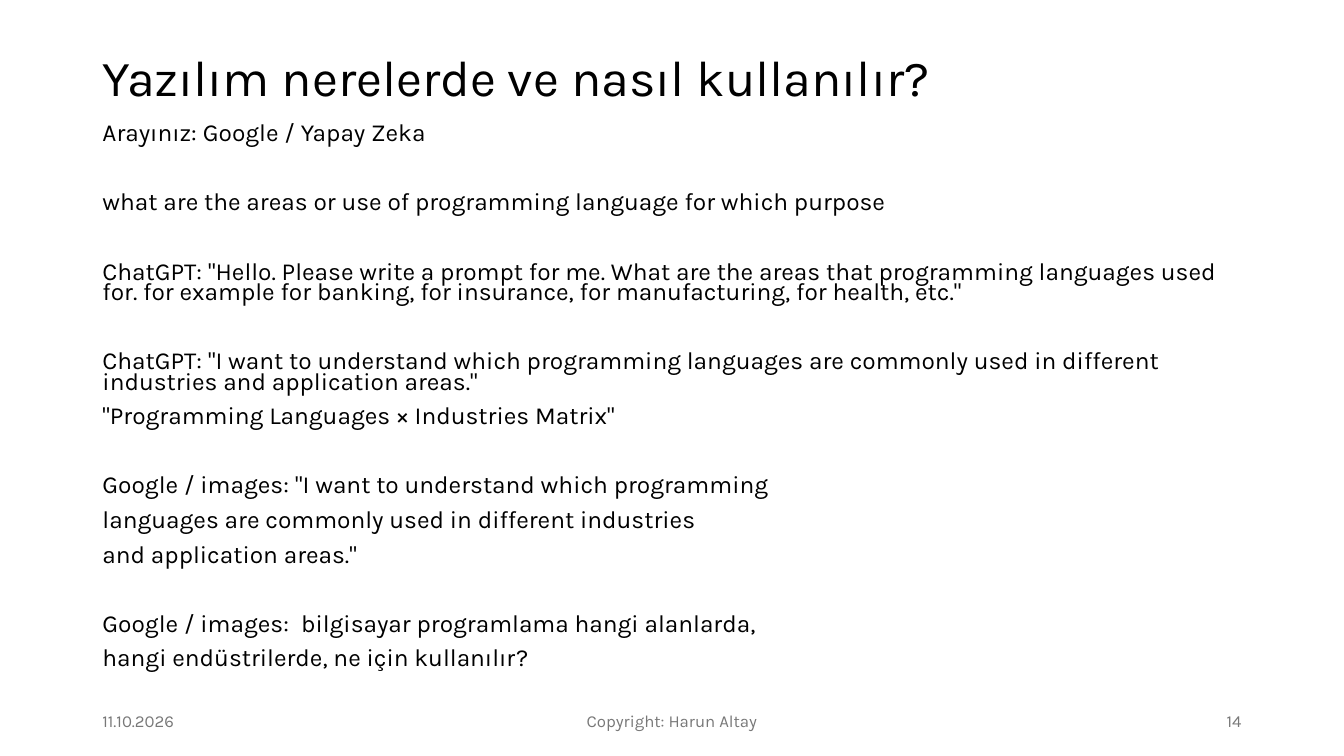
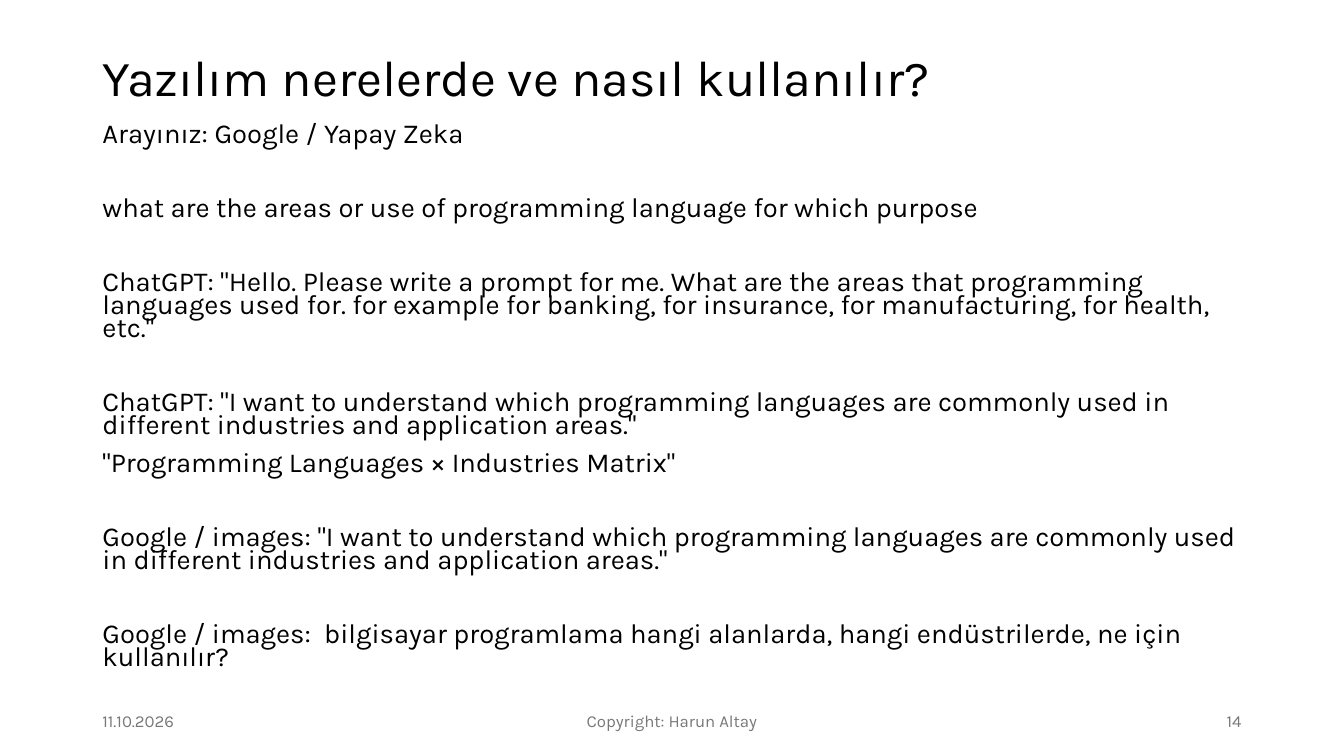
Before and after one commit to harunaltay/harunaltay.github.io, a slide deck: slide 14 of prog-diller/yazilim-sunum/Yazilim-Programlama-Dilleri-Giris.pptx. Drawn at 1344x756 pixels with LibreOffice and Linux fonts; fonts in the diff are those of the drawing. Boxes give left, top, right and bottom in pixels: in the first picture for what was removed or moved away, otherwise in the second. Text is boxed around its words. In the diff, an @@ line names an element or a change of style, - is before the commit and + after.

```diff
--- a/prog-diller/yazilim-sunum/Yazilim-Programlama-Dilleri-Giris.pptx
+++ b/prog-diller/yazilim-sunum/Yazilim-Programlama-Dilleri-Giris.pptx
@@ text at (102,124,1209,479): size 17.5 to 19.6 pt in "Arayınız: Google / Yapay Zeka", "what are the areas or use of ...", "ChatGPT: "Hello. Please write a prompt for ...", "ChatGPT: "I want to understand which programming ..." and 1 more places @@
@@ text at (102,527,1235,667): text changed; size 17.5 to 19.6 pt @@
-Google / images: "I want to understand which programming
-languages are commonly used in different industries
-and application areas."
-Google / images: bilgisayar programlama hangi alanlarda,
-hangi endüstrilerde, ne için kullanılır?
+Google / images: "I want to understand which programming languages are commonly used in different industries and application areas."
+Google / images: bilgisayar programlama hangi alanlarda, hangi endüstrilerde, ne için kullanılır?
```
Also in this commit, not shown: 1 other slide changed, 1 other file.
